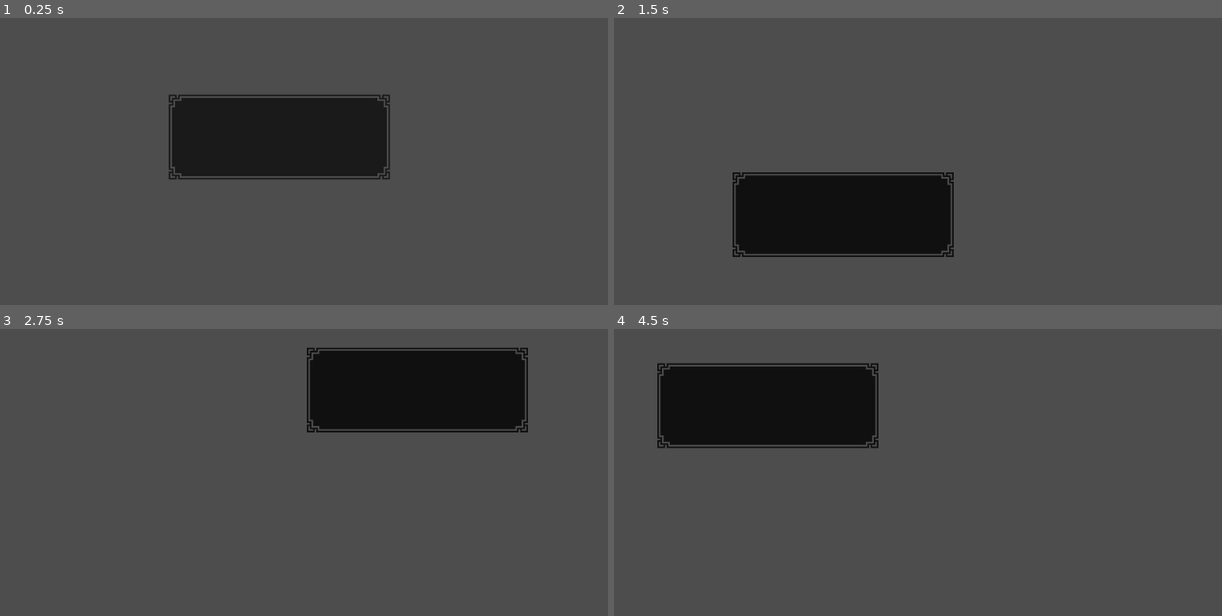
Above: before the commit, frames 1-4 (two rows, left to right).
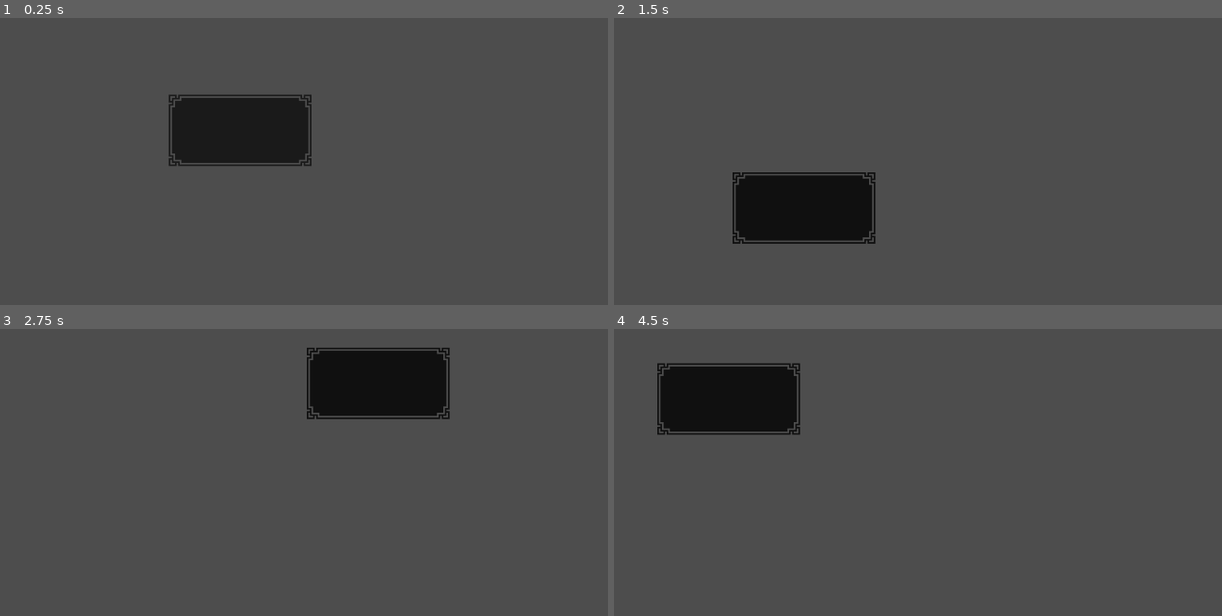
Above: after the commit, the same moments.

Repository: Jelmerrr/Grimoire
Game: Godot game, scene res://Scenes/UI/GlobalTooltipUI.tscn
The game is run twice, just before and just after one commit, with the same random seed, the same clock (stepped at 60 frames per second) and the same inputs. This scene is started directly instead of the project's main scene.
Inputs (mouse positions are in pixels of both pictures, inside the frame that each line leads up to):
- Up to frame 1 (0.25 s): no input
- Up to frame 2 (1.5 s): tap Enter at 0.5 s; move the mouse to (1009, 109) at 0.52 s; press the mouse at (1009, 109) at 0.53 s; release the mouse at (1009, 109) at 1.25 s; tap Space at 1.25 s; drag from (693, 150) to (808, 216) at 1.27 s
- Up to frame 3 (2.75 s): tap Enter at 2 s; move the mouse to (304, 349) at 2.02 s; press the mouse at (304, 349) at 2.03 s
- Up to frame 4 (4.5 s): release the mouse at (918, 349) at 2.75 s; tap Space at 2.75, 4.25 s; drag from (808, 527) to (620, 377) at 2.77 s; tap Enter at 3.5 s; move the mouse to (1070, 504) at 3.52 s; press the mouse at (1070, 504) at 3.53 s; release the mouse at (1070, 504) at 4.25 s; drag from (620, 377) to (735, 334) at 4.27 s

The runs differ from the first frame. In frame 1, 4.8% of the frame differs, in the area x 27-65%, y 26-57%; in frame 2, 4.9%; in frame 3, 4.9%, in the area x 50-87%, y 6-37%; in frame 4, 4.9%.
Error before the commit: Invalid access to property or key of type 'String' on a base object of type 'Dictionary'. (res://Scripts/Controllers/TooltipUIController.gd:43)
Error after the commit: Invalid access to property or key of type 'String' on a base object of type 'Dictionary'. (res://Scripts/Controllers/TooltipUIController.gd:44)

Commit message:
global tooltip fix

Diff:
--- a/Scenes/UI/GlobalTooltipUI.tscn
+++ b/Scenes/UI/GlobalTooltipUI.tscn
@@ -2,12 +2,13 @@
 
 [ext_resource type="Theme" uid="uid://dqixgcsr3m1l0" path="res://Assets/UI/Themes/Tooltip_UI_Theme.tres" id="1_4oyv2"]
 [ext_resource type="Script" uid="uid://t37nouq6ldod" path="res://Scripts/Controllers/TooltipUIController.gd" id="1_lputd"]
-[ext_resource type="FontFile" uid="uid://djhpuwc8o5esm" path="res://Assets/UI/Font/PixelOperator8.ttf" id="1_uad81"]
-[ext_resource type="FontFile" uid="uid://cq6k7a56rmitc" path="res://Assets/UI/Font/PixelOperator8-Bold.ttf" id="2_lputd"]
+[ext_resource type="FontFile" uid="uid://dqs1q6l3jigc2" path="res://Assets/UI/Font/pixelfysans/static/PixelifySans-Bold.ttf" id="3_4oyv2"]
+[ext_resource type="FontFile" uid="uid://bqx6c8qhnkiyg" path="res://Assets/UI/Font/m5x7.ttf" id="4_v08ml"]
 
 [node name="GlobalTooltip" type="PanelContainer"]
-offset_right = 270.0
-offset_bottom = 96.0
+custom_minimum_size = Vector2(150, 0)
+offset_right = 182.0
+offset_bottom = 91.0
 size_flags_horizontal = 4
 size_flags_vertical = 4
 mouse_filter = 2
@@ -16,27 +17,26 @@
 
 [node name="VBoxContainer" type="VBoxContainer" parent="."]
 layout_mode = 2
-theme_override_constants/separation = 10
+theme_override_constants/separation = 0
 
 [node name="Tooltip Title" type="RichTextLabel" parent="VBoxContainer"]
-custom_minimum_size = Vector2(250, 0)
+custom_minimum_size = Vector2(150, 0)
 layout_mode = 2
 theme_override_colors/default_color = Color(0.7294118, 0.78039217, 0.78039217, 1)
-theme_override_fonts/normal_font = ExtResource("1_uad81")
-theme_override_fonts/bold_font = ExtResource("2_lputd")
+theme_override_fonts/normal_font = ExtResource("3_4oyv2")
+theme_override_fonts/bold_font = ExtResource("3_4oyv2")
 bbcode_enabled = true
-text = "[img]res://Assets/Icons/fire-icon.png[/img][b]Tooltip[/b]"
+text = "[b]Tooltip[/b]"
 fit_content = true
 
 [node name="Tooltip Description" type="RichTextLabel" parent="VBoxContainer"]
-custom_minimum_size = Vector2(250, 0)
+custom_minimum_size = Vector2(150, 0)
 layout_mode = 2
 theme_override_colors/default_color = Color(0.7294118, 0.78039217, 0.78039217, 1)
-theme_override_constants/line_separation = 5
-theme_override_fonts/normal_font = ExtResource("1_uad81")
-theme_override_fonts/bold_font = ExtResource("2_lputd")
-theme_override_font_sizes/normal_font_size = 8
-theme_override_font_sizes/bold_font_size = 8
+theme_override_fonts/normal_font = ExtResource("4_v08ml")
+theme_override_fonts/bold_font = ExtResource("4_v08ml")
+theme_override_font_sizes/normal_font_size = 16
+theme_override_font_sizes/bold_font_size = 16
 bbcode_enabled = true
 text = "okayyy let's go. Yipeeeeeeeeeeeeeeeeeeeeeeeeeeeeeeeeeeeeeeeeee"
 fit_content = true
--- a/Scripts/Controllers/TooltipUIController.gd
+++ b/Scripts/Controllers/TooltipUIController.gd
@@ -19,13 +19,14 @@
 	if visible and event is InputEventMouseMotion:
 		global_position = get_global_mouse_position() + offset
 
+#DisplayServer.screen_get_size()
 func offsetCalc() -> void:
 	var tooltipPos: Vector2i
 	tooltipPos = get_global_transform().origin + self.get_minimum_size()
-	if DisplayServer.screen_get_size().x - tooltipPos.x <= 0:
-		offset.x = DisplayServer.screen_get_size().x - tooltipPos.x
-	elif DisplayServer.screen_get_size().y - tooltipPos.y <= 0:
-		offset.y = DisplayServer.screen_get_size().y - tooltipPos.y
+	if get_viewport().get_visible_rect().size.x - tooltipPos.x <= 0:
+		offset.x = get_viewport().get_visible_rect().size.x - tooltipPos.x
+	elif get_viewport().get_visible_rect().size.y - tooltipPos.y <= 0:
+		offset.y = get_viewport().get_visible_rect().size.y - tooltipPos.y
 
 func showTooltip(tooltipTypeRef: String) -> void:
 	updateText(tooltipTypeRef)
